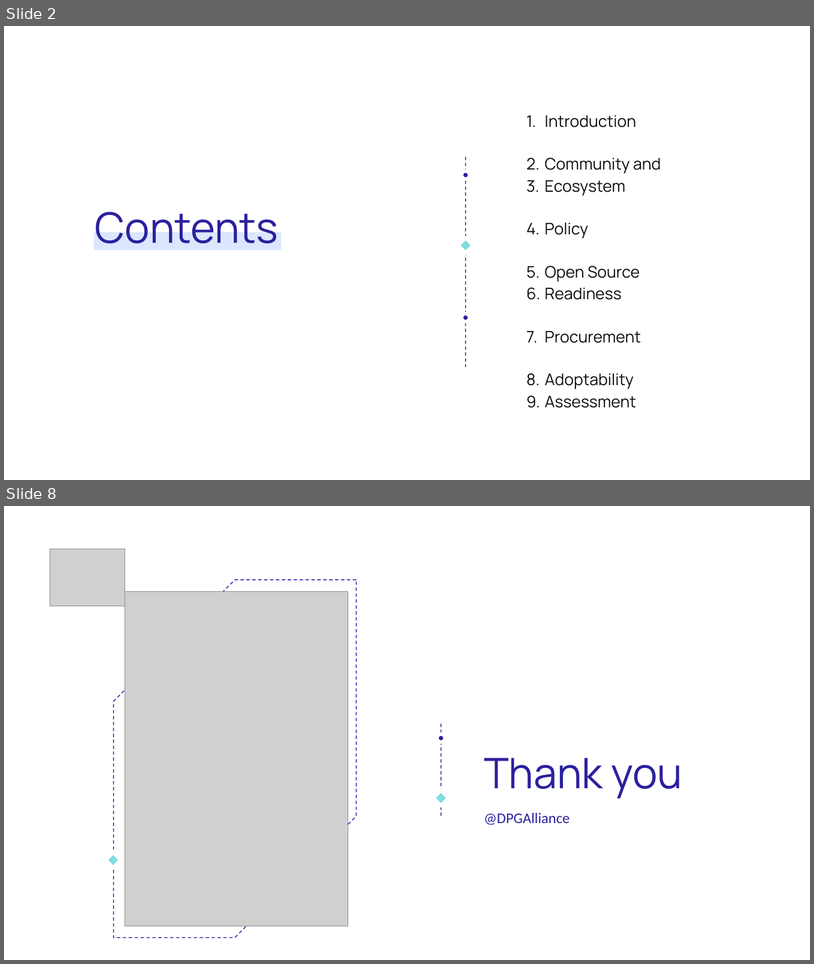
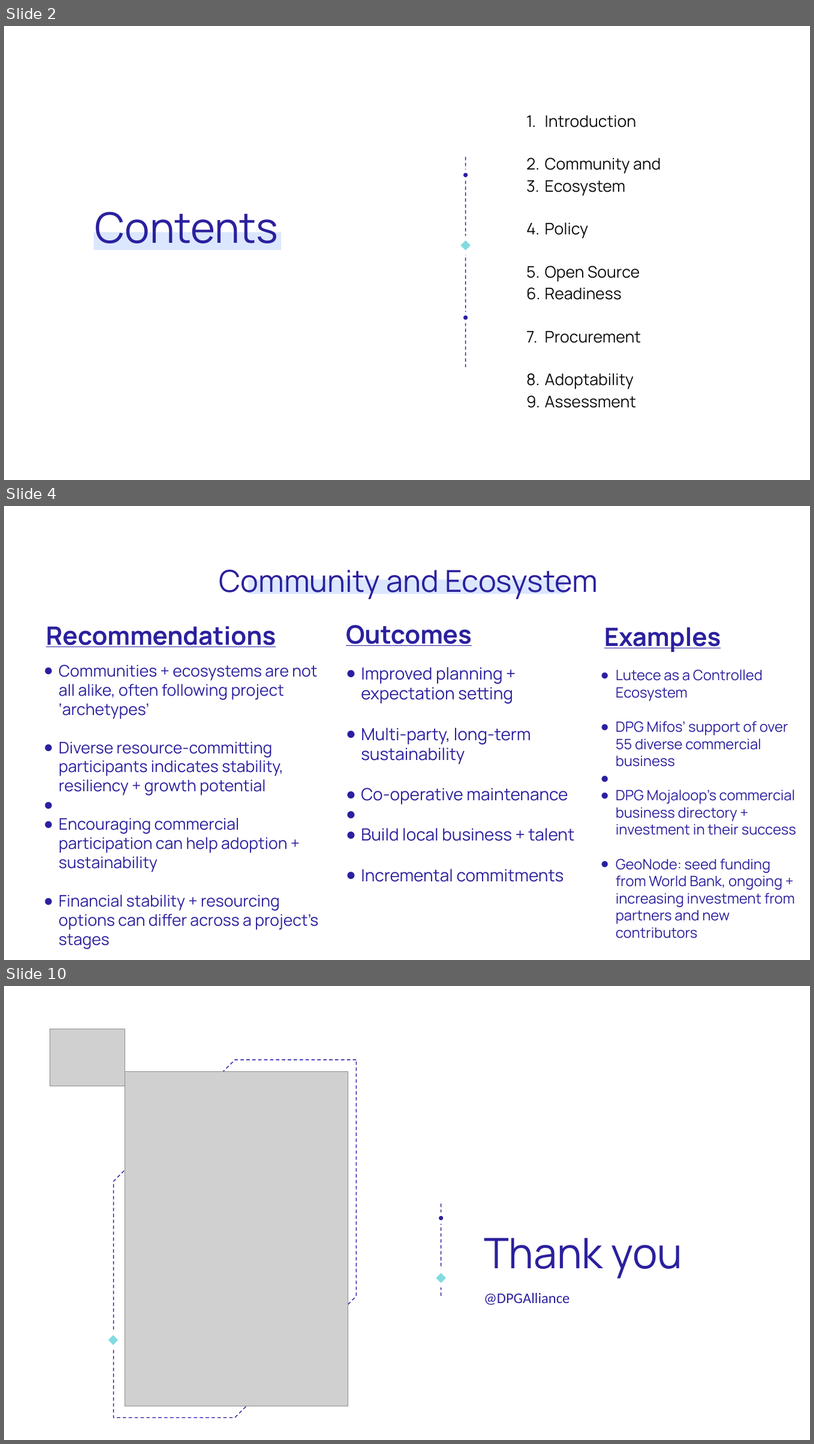
Before and after one commit to unicef/publicgoods-toolkit, a slide deck: dpg-toolkit-overview.odp. Shown one above the other, each under a label of ours: slides 2 and 8 before the commit, slides 2, 4 and 10 after it; the slides between them are not shown. The pictures are 814x964 and 814x1444 pixels, drawn with LibreOffice and Linux fonts; fonts in the diff are those of the drawing; grey boxes stand for pictures. Boxes give left, top, right and bottom in pixels: in the first picture for what was removed or moved away, otherwise in the second. Text is boxed around its words. In the diff, an @@ line names an element or a change of style, - is before the commit and + after.

```diff
--- a/dpg-toolkit-overview.odp
+++ b/dpg-toolkit-overview.odp
@@ slide 4 added at (4,506,810,960), background #FFFFFF @@
@@ text added at (219,570,598,599), 72 pt, text #2B209E @@
+Community and Ecosystem
@@ rectangle added at (248,580,565,594), fill #D8E5FF at 90% opacity @@
@@ text added at (46,626,276,647), 60 pt, text #2B209E, bold, underline @@
+Recommendations
@@ text added at (346,625,472,646), 60 pt, text #2B209E, bold, underline @@
+Outcomes
@@ text added at (605,627,722,652), 60 pt, text #2B209E, bold, underline @@
+Examples
@@ text added at (59,664,318,949), 38 pt, text #2B209E @@
+● Communities + ecosystems are not all alike, often following project ‘archetypes’
+● Diverse resource-committing participants indicates stability, resiliency + growth potential
+● Encouraging commercial participation can help adoption + sustainability
+● Financial stability + resourcing options can differ across a project’s stages
@@ text added at (361,667,575,882), 40 pt, text #2B209E @@
+● Improved planning + expectation setting
+● Multi-party, long-term sustainability
+● Co-operative maintenance
+● Build local business + talent
+● Incremental commitments
@@ text added at (616,669,797,938), 34 pt, text #2B209E @@
+● Lutece as a Controlled Ecosystem
+● DPG Mifos’ support of over 55 diverse commercial business
+● DPG Mojaloop's commercial business directory + investment in their success
+● GeoNode: seed funding from World Bank, ongoing + increasing investment from partners and new contributors
@@ what was slide 8 is now slide 10 @@
```
Also in this commit, not shown: 3 slides changed, 3 other slides added, 2 slides removed, 2 other files.
